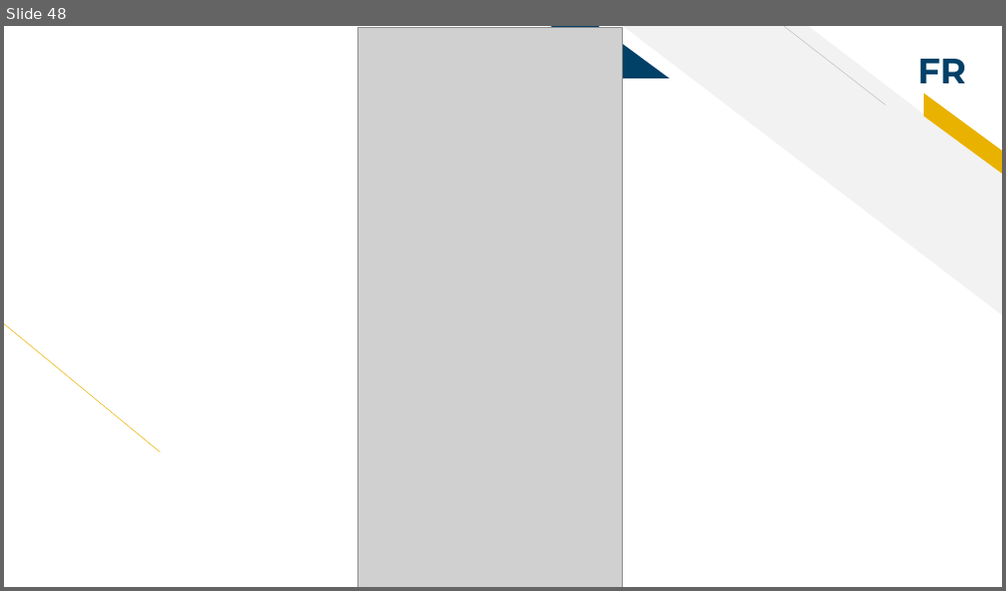
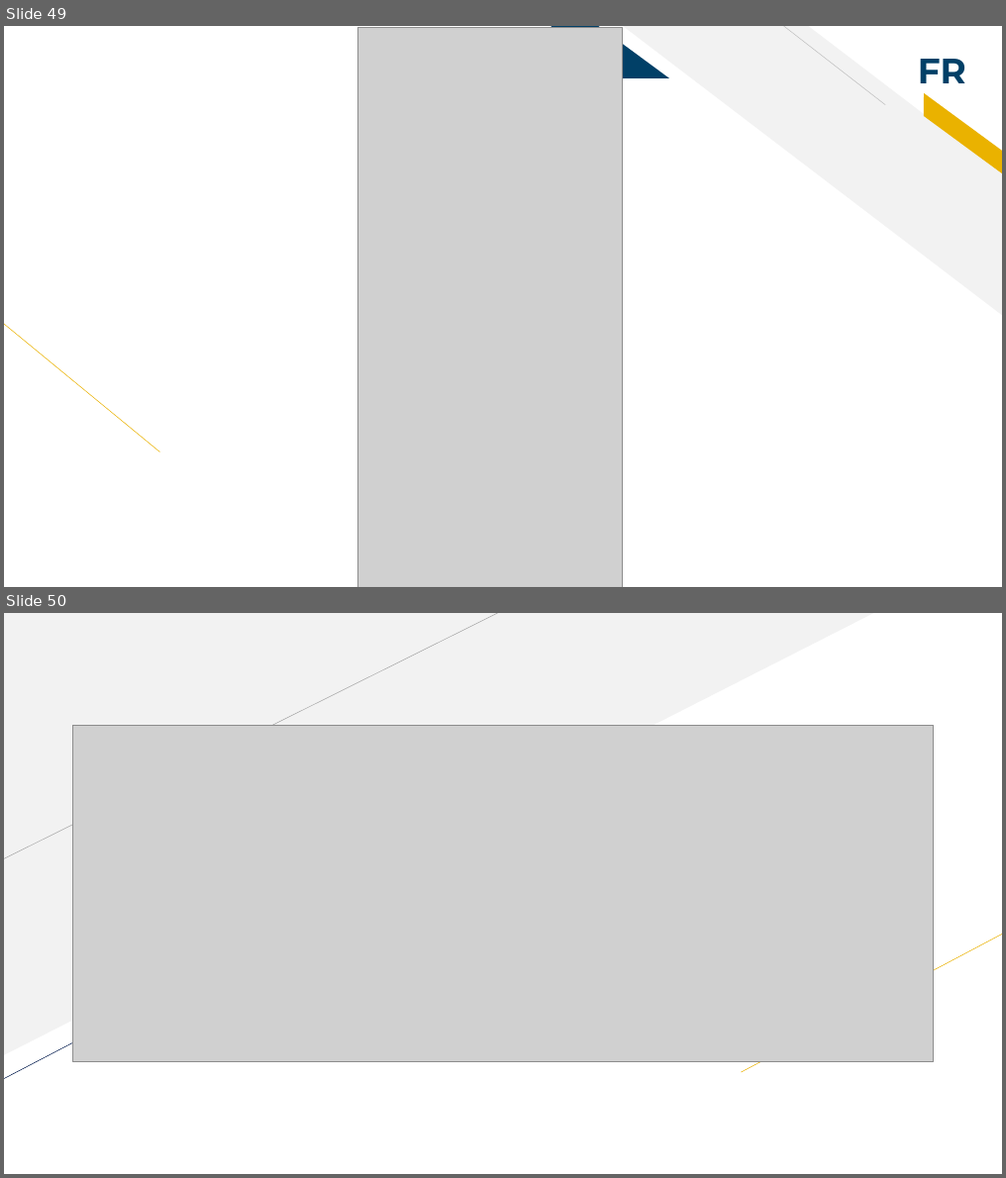
Before and after one commit to WanguiK/synthetica, a slide deck: Deck.pptx. Shown one above the other, each under a label of ours: slide 48 before the commit, slides 49 and 50 after it. The pictures are 1006x591 and 1006x1178 pixels, drawn with LibreOffice and Linux fonts; fonts in the diff are those of the drawing; grey boxes stand for pictures. Boxes give left, top, right and bottom in pixels: in the first picture for what was removed or moved away, otherwise in the second. Text is boxed around its words. In the diff, an @@ line names an element or a change of style, - is before the commit and + after.

```diff
--- a/Deck.pptx
+++ b/Deck.pptx
@@ slide 50 added at box(4, 613, 1002, 1174), background #FFFFFF @@
@@ right triangle added at box(4, 613, 874, 1056), fill #F2F2F2 @@
@@ line added from (4, 860) to (498, 613), #A6A6A6 0.5 pt @@
@@ picture added at box(72, 725, 934, 1062) @@
@@ line added from (742, 1072) to (1002, 934), #EAB200 0.5 pt @@
@@ line added from (4, 1079) to (159, 998), #00194C 0.5 pt @@
@@ what was slide 48 is now slide 49 @@
```
Also in this commit, not shown: 2 slides changed, 28 other slides added, 8 other files.
